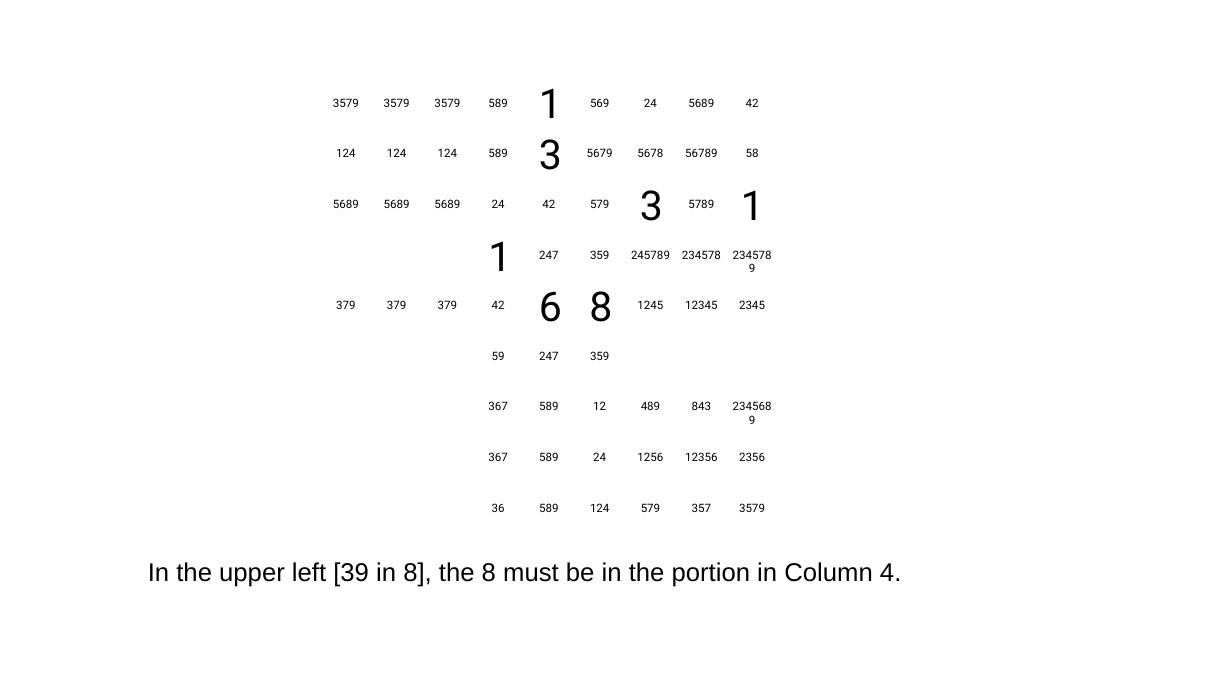
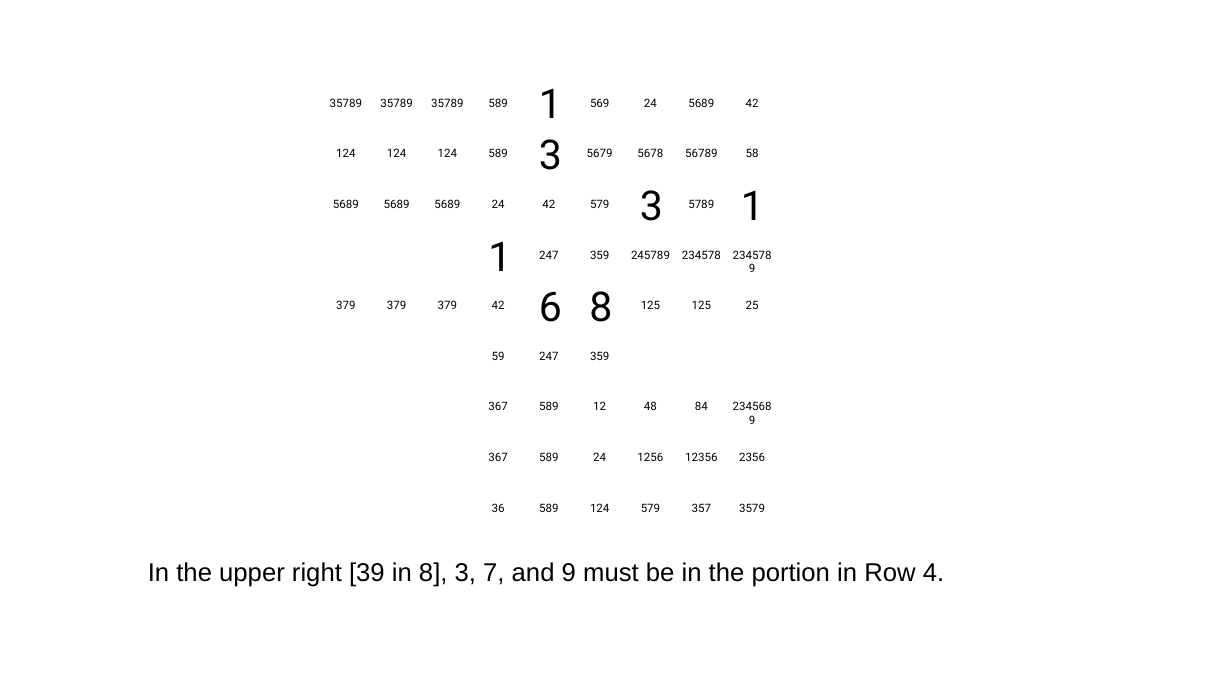
Before and after one commit to jhardis/WSJ_Number_Puzzles, a slide deck: slide 32 of 20260808_1.pptx. Drawn at 1232x693 pixels with LibreOffice and Linux fonts; fonts in the diff are those of the drawing; background and template pictures are left out. Boxes give left, top, right and bottom in pixels: in the first picture for what was removed or moved away, otherwise in the second. Text is boxed around its words. In the diff, an @@ line names an element or a change of style, - is before the commit and + after.

```diff
--- a/20260808_1.pptx
+++ b/20260808_1.pptx
@@ text at (330, 98, 362, 107): text changed @@
-3579
+35789
@@ text at (380, 98, 412, 107): text changed @@
-3579
+35789
@@ text at (431, 98, 463, 107): text changed @@
-3579
+35789
@@ text at (641, 300, 660, 309): text changed @@
-1245
+125
@@ text at (692, 300, 711, 309): text changed @@
-12345
+125
@@ text at (746, 300, 759, 309): text changed @@
-2345
+25
@@ text at (644, 401, 657, 410): text changed @@
-489
+48
@@ text at (695, 401, 708, 410): text changed @@
-843
+84
@@ text at (148, 562, 944, 587): text changed @@
-In the upper left [39 in 8], the 8 must be in the portion in Column 4.
+In the upper right [39 in 8], 3, 7, and 9 must be in the portion in Row 4.
```
Also in this commit, not shown: 14 other slides changed, 10 slides removed.
